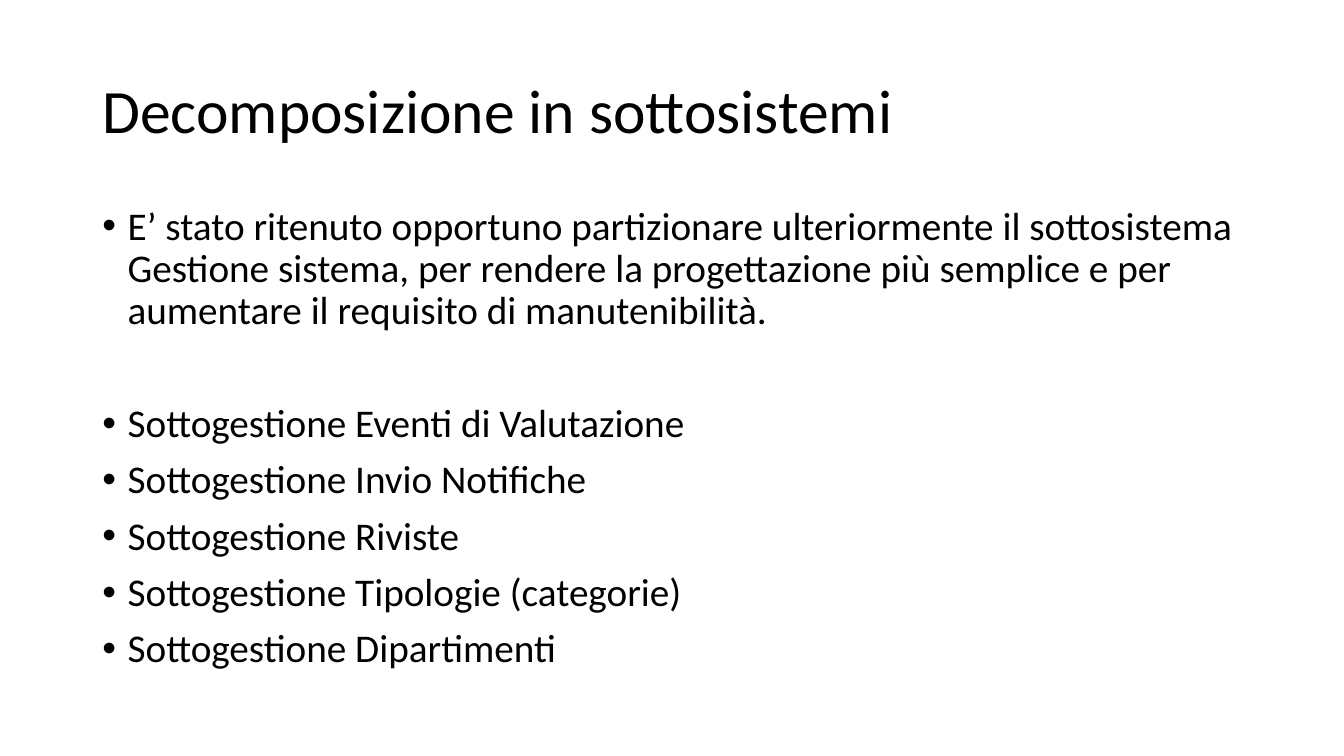
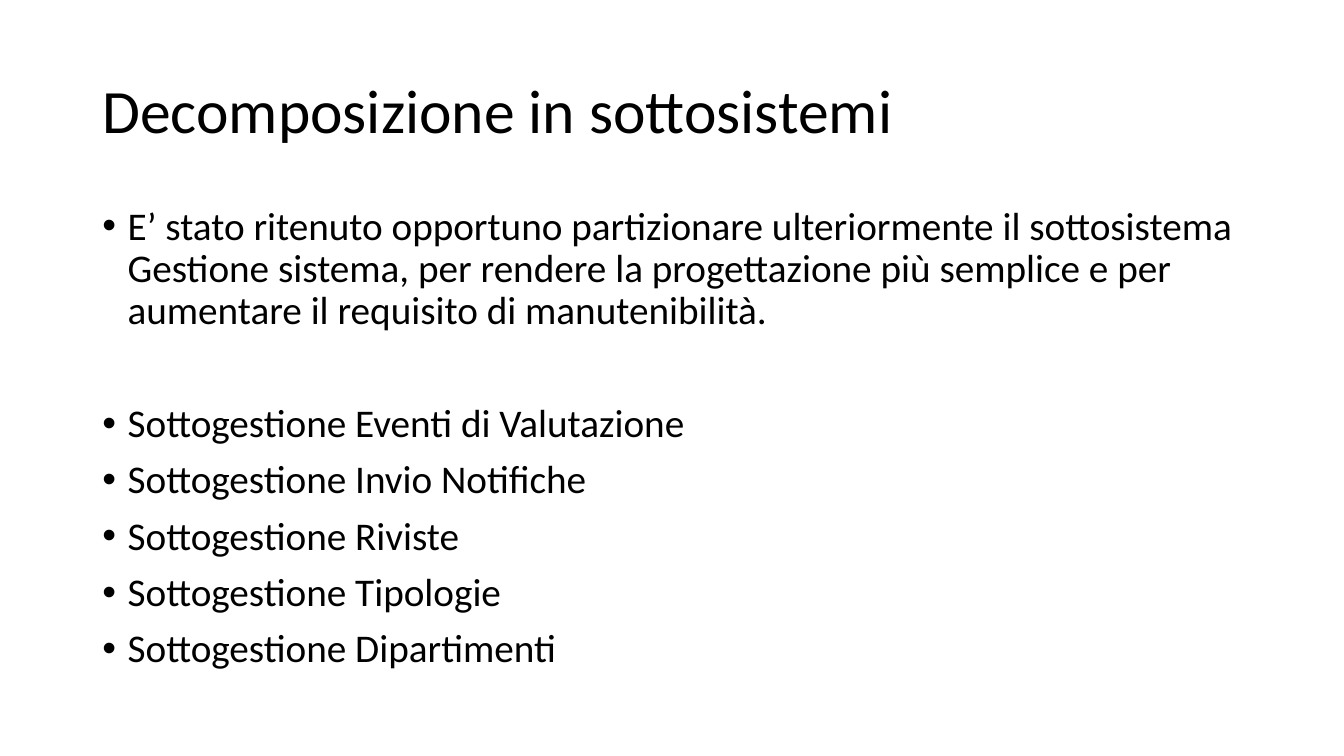
Before and after one commit to annafe/vviser-unisa, a slide deck: slide 6 of wiki/presentazione/SDD - Mavi.pptx. Drawn at 1344x756 pixels with LibreOffice and Linux fonts; fonts in the diff are those of the drawing. Boxes give left, top, right and bottom in pixels: in the first picture for what was removed or moved away, otherwise in the second. Text is boxed around its words. In the diff, an @@ line names an element or a change of style, - is before the commit and + after.

```diff
--- a/wiki/presentazione/SDD - Mavi.pptx
+++ b/wiki/presentazione/SDD - Mavi.pptx
@@ text at (128,578,501,613): text changed @@
-• Sottogestione Tipologie (categorie)
+• Sottogestione Tipologie
```
Also in this commit, not shown: 5 other slides changed.
